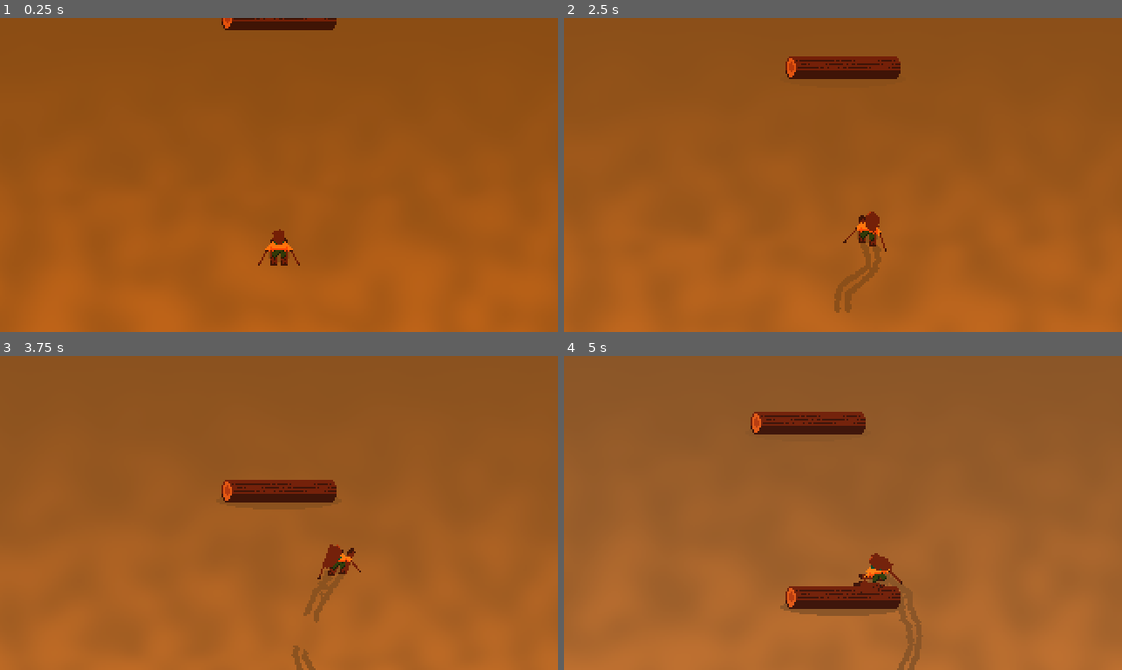
Above: before the commit, frames 1-4 (two rows, left to right).
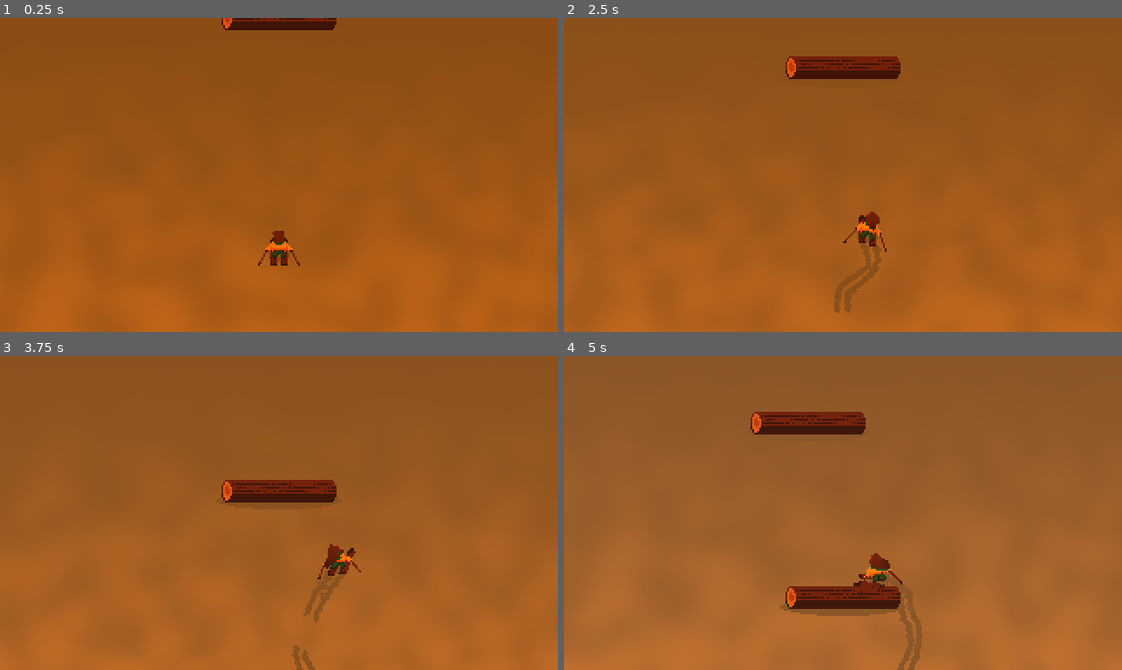
Above: after the commit, the same moments.

Repository: nemene21/Skiing-Game
Game: Godot game, scene res://scenes/game/game.tscn
The game is run twice, just before and just after one commit, with the same random seed, the same clock (stepped at 60 frames per second) and the same inputs.
Inputs:
- Up to frame 1 (0.25 s): no input
- Up to frame 2 (2.5 s): hold D (right) 0.53-1.28 s; hold A (left) 1.28-2.03 s; hold D (right) from 2.03 s (still down)
- Up to frame 3 (3.75 s): release D (right) at 2.78 s; hold W (up) 2.78-3.53 s; hold A (left) from 3.53 s (still down)
- Up to frame 4 (5 s): keep holding A (left)

The runs differ from the first frame. In frame 1, less than 0.1% of the frame differs, in the area x 48-51%, y 67-73%; in frame 2, less than 0.1%; in frame 3, less than 0.1%, in the area x 57-62%, y 62-68%; in frame 4, less than 0.1%.

Commit message:
better hair

Diff:
--- a/scenes/player/player.tscn
+++ b/scenes/player/player.tscn
@@ -18,8 +18,11 @@
 point_count = 2
 
 [sub_resource type="Curve" id="Curve_w1ny8"]
-_data = [Vector2(0, 0.0105263), -6.73895, 3.82895, 0, 0, Vector2(1, 1), 0.510527, 0.510527, 0, 0]
+_data = [Vector2(0, 0.0105263), -6.73895, 1.921, 0, 0, Vector2(1, 1), 0.510527, 0.510527, 0, 0]
 point_count = 2
+
+[sub_resource type="Gradient" id="Gradient_1wnnj"]
+colors = PackedColorArray(0.243137, 0.152941, 0.192157, 1, 0.454902, 0.247059, 0.223529, 1)
 
 [sub_resource type="Animation" id="Animation_3otch"]
 length = 0.001
@@ -287,6 +290,7 @@
 width = 8.0
 width_curve = SubResource("Curve_w1ny8")
 default_color = Color(0.454902, 0.247059, 0.223529, 1)
+gradient = SubResource("Gradient_1wnnj")
 pivot = NodePath("../Sprite/hair_pivot")
 border = 12.0
 randomness = 1.0
--- a/scenes/vfx/shockwave/shockwave.tscn
+++ b/scenes/vfx/shockwave/shockwave.tscn
@@ -80,10 +80,9 @@
 script = ExtResource("2_pmffq")
 
 [node name="AnimationPlayer" type="AnimationPlayer" parent="Shockwave"]
-autoplay = "shock"
-speed_scale = 0.7
 libraries = {
 "": SubResource("AnimationLibrary_4scmt")
 }
+autoplay = "shock"
 
 [connection signal="animation_finished" from="Shockwave/AnimationPlayer" to="Shockwave" method="_on_animation_player_animation_finished"]
Not shown: 1 places in scenes/player/player.tscn that only renumber resources
